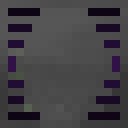
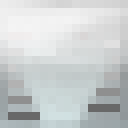
Layer changes from the first (128, 128) image to the second:
renamed "Layer 1" to "Layer 2", painted on it over (x1=0, y1=0, x2=128, y2=128)
